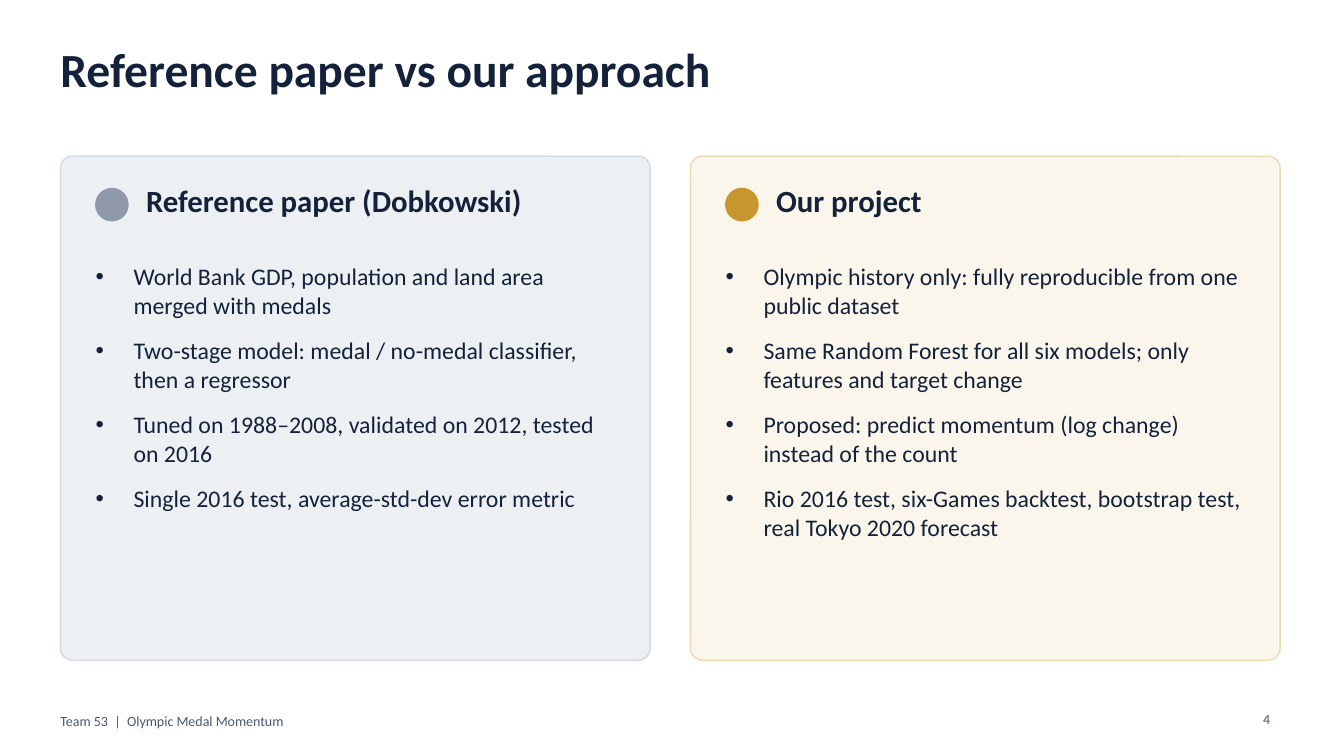
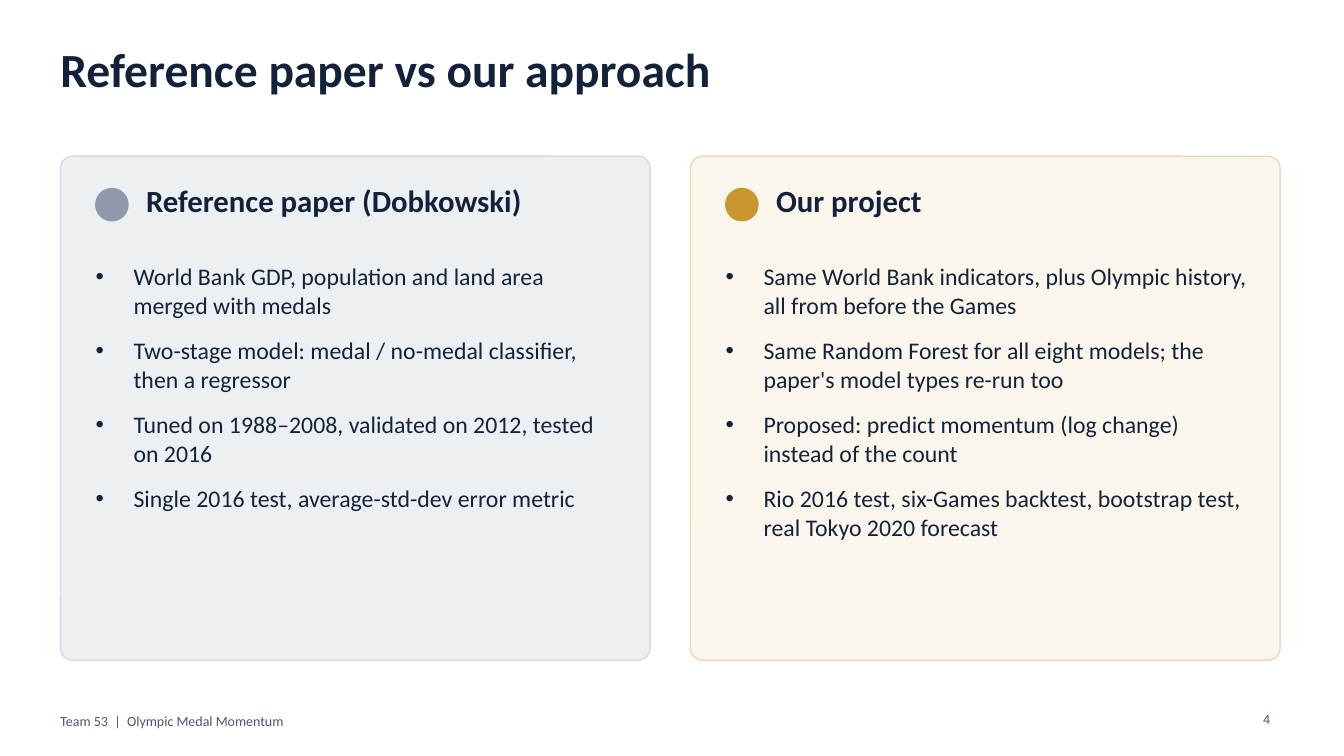
Before and after one commit to ryonahh/ML_MiniProject_53, a slide deck: slide 4 of deliverables/Olympic_Medal_Momentum_Slides.pptx. Drawn at 1344x756 pixels with LibreOffice and Linux fonts; fonts in the diff are those of the drawing. Boxes give left, top, right and bottom in pixels: in the first picture for what was removed or moved away, otherwise in the second. Text is boxed around its words. In the diff, an @@ line names an element or a change of style, - is before the commit and + after.

Commit message:
Update README, report and slides with World Bank and model-family results

```diff
--- a/deliverables/Olympic_Medal_Momentum_Slides.pptx
+++ b/deliverables/Olympic_Medal_Momentum_Slides.pptx
@@ text at (x1=764, y1=268, x2=1246, y2=392): text changed @@
-• Olympic history only: fully reproducible from one public dataset
-• Same Random Forest for all six models; only features and target change
+• Same World Bank indicators, plus Olympic history, all from before the Games
+• Same Random Forest for all eight models; the paper's model types re-run too
```
Also in this commit, not shown: 8 other slides changed, 1 slide added, 2 other files.
